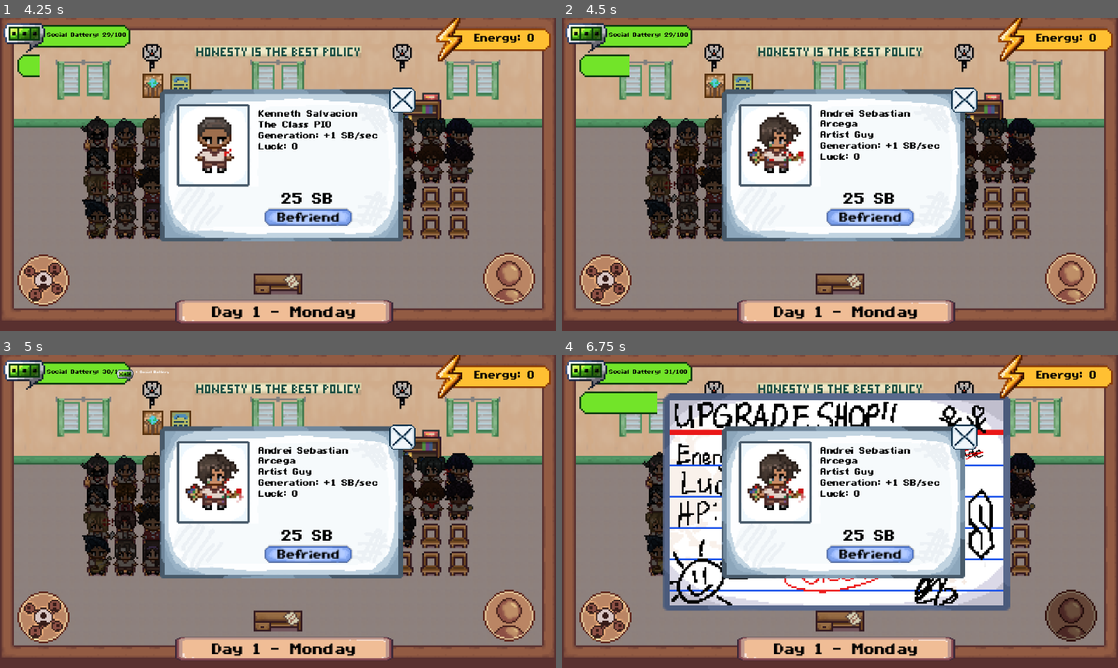
Above: before the commit, frames 1-4 (two rows, left to right).
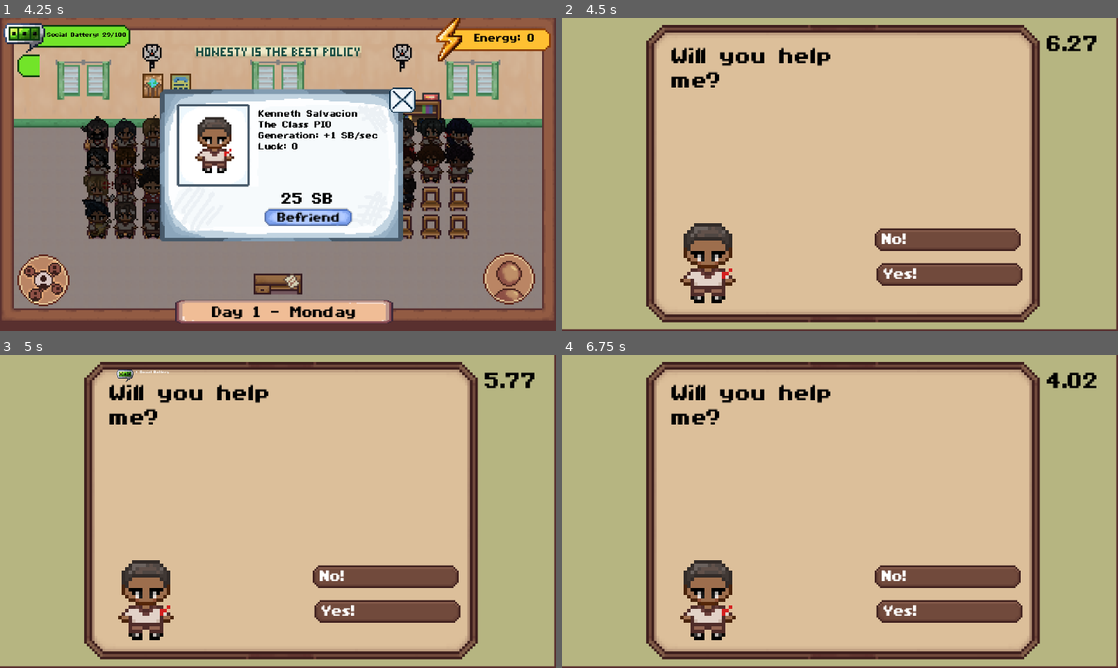
Above: after the commit, the same moments.

Repository: AzeOcram/checkpoint-gamejam
Game: Godot game, scene res://scenes/main/main.tscn
Same seed, same stepped clock (60 frames per second), same inputs: the game is played once before the commit and once after it.
Inputs (mouse positions are in pixels of both pictures, inside the frame that each line leads up to):
- Up to frame 1 (4.25 s): click (5, 74) at 0.52 s; tap Enter at 1.25 s; move the mouse to (400, 158) at 1.27 s; press the mouse at (400, 158) at 1.28 s; tap Space at 2 s; move the mouse to (166, 190) at 2.02 s; release the mouse at (166, 190) at 2.03 s; hold S 2.03-2.78 s; click (166, 190) at 2.1 s; move the mouse to (333, 105) at 2.77 s; press the mouse at (333, 105) at 2.78 s; move the mouse to (250, 237) at 3.52 s; release the mouse at (250, 237) at 3.53 s; click (250, 237) at 3.6 s
- Up to frame 2 (4.5 s): click (867, 218) at 4.25 s
- Up to frame 3 (5 s): no input
- Up to frame 4 (6.75 s): move the mouse to (1006, 558) at 5.02 s; press the mouse at (1006, 558) at 5.03 s; hold S 5.03-5.75 s; release the mouse at (1006, 558) at 5.75 s; click (606, 617) at 5.75 s; click (1073, 614) at 6.5 s

Frame 1 is identical in both runs. In frame 2, 89% of the frame differs, in the area x 0-100%, y 0-100%; in frame 3, 89%; in frame 4, 94%.

Commit message:
befriend button

Diff:
--- a/scripts/friends/friend_map.gd
+++ b/scripts/friends/friend_map.gd
@@ -67,11 +67,16 @@
 
 		friend_map_node.friend_clicked.connect(_on_friend_clicked)
 
+	# Ensure FriendInfoPanel is processed LAST in scene tree (top priority for inputs)
+	move_child(friend_info_panel, -1)
+
 
 func _on_friend_clicked(friend_node: FriendMapNode) -> void:
 	print("MAP RECEIVED CLICK: ", friend_node.data.friend_name)
 
-	# Clicking the same friend again closes the panel.
+	# Ensure panel is on top of input hierarchy when opened
+	move_child(friend_info_panel, -1)
+
 	if selected_friend == friend_node:
 		friend_info_panel.hide()
 		selected_friend = null
--- a/scripts/qte/trash_qte.gd
+++ b/scripts/qte/trash_qte.gd
@@ -12,7 +12,7 @@
 
 # Placeholder sprite until real trash art exists.
 const TRASH_TEXTURE1: Texture2D = preload("res://assets/art/qte/Trash 1.PNG")
-const TRASH_TEXTURE2: Texture2D = preload("res://assets/art/qte/Trash 2.png")
+const TRASH_TEXTURE2: Texture2D = preload("res://assets/art/qte/Trash 2.PNG")
 
 const TRASH_SCALE: float = 1
 
Not shown, changed: assets/art/qte/Trash 2.PNG.import
